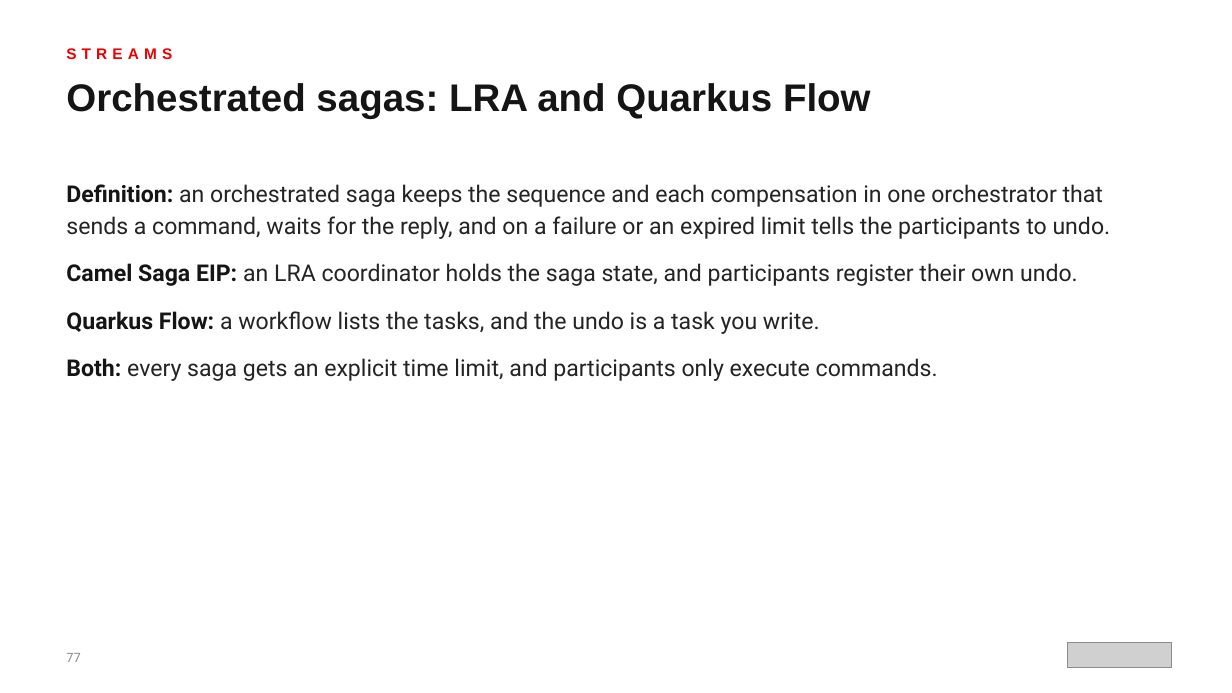
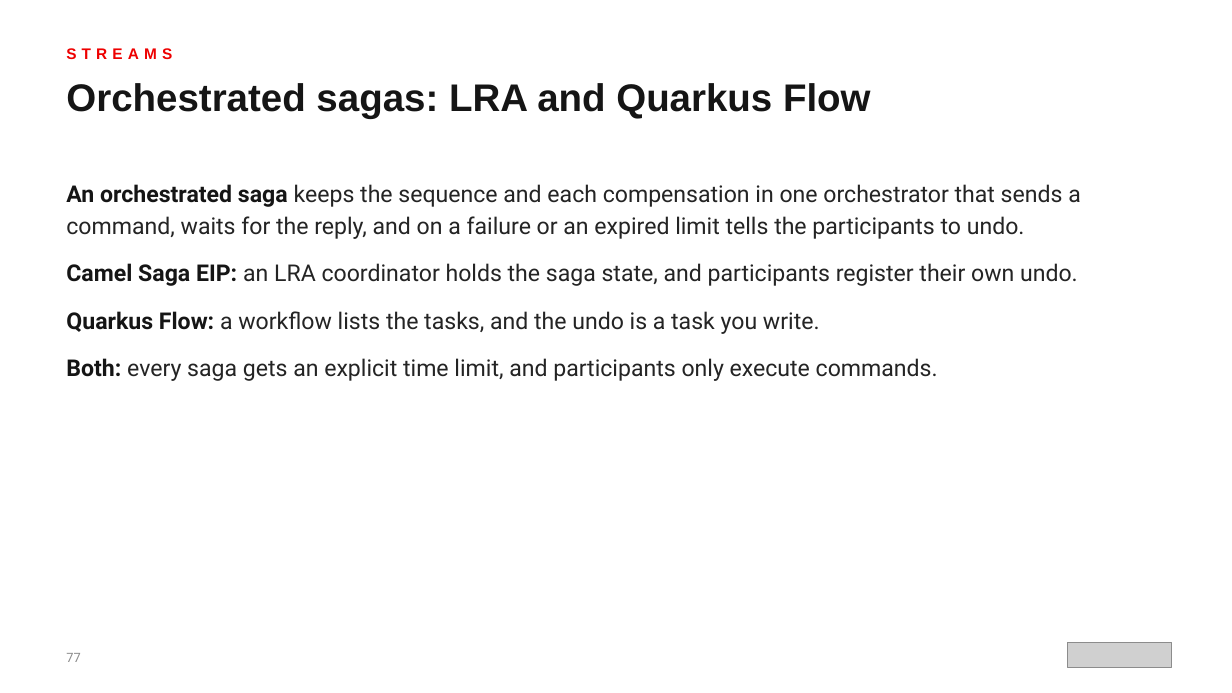
Before and after one commit to patterncatalyst/event-driven-patterns-with-quarkus-and-camel, a slide deck: slide 77 of lgtm-presentation/Event-Driven-Patterns-with-Quarkus-and-Camel.pptx. Drawn at 1232x693 pixels with LibreOffice and Linux fonts; fonts in the diff are those of the drawing; grey boxes stand for pictures. Boxes give left, top, right and bottom in pixels: in the first picture for what was removed or moved away, otherwise in the second. Text is boxed around its words. In the diff, an @@ line names an element or a change of style, - is before the commit and + after.

```diff
--- a/lgtm-presentation/Event-Driven-Patterns-with-Quarkus-and-Camel.pptx
+++ b/lgtm-presentation/Event-Driven-Patterns-with-Quarkus-and-Camel.pptx
@@ text at <box>66,184,1081,239</box>: text changed @@
-● Definition: an orchestrated saga keeps the sequence and each compensation in one orchestrator that sends a command, waits for the reply, and on a failure or an expired limit tells the participants to undo.
+● An orchestrated saga keeps the sequence and each compensation in one orchestrator that sends a command, waits for the reply, and on a failure or an expired limit tells the participants to undo.
```
Also in this commit, not shown: 20 other slides changed, 13 other files.
